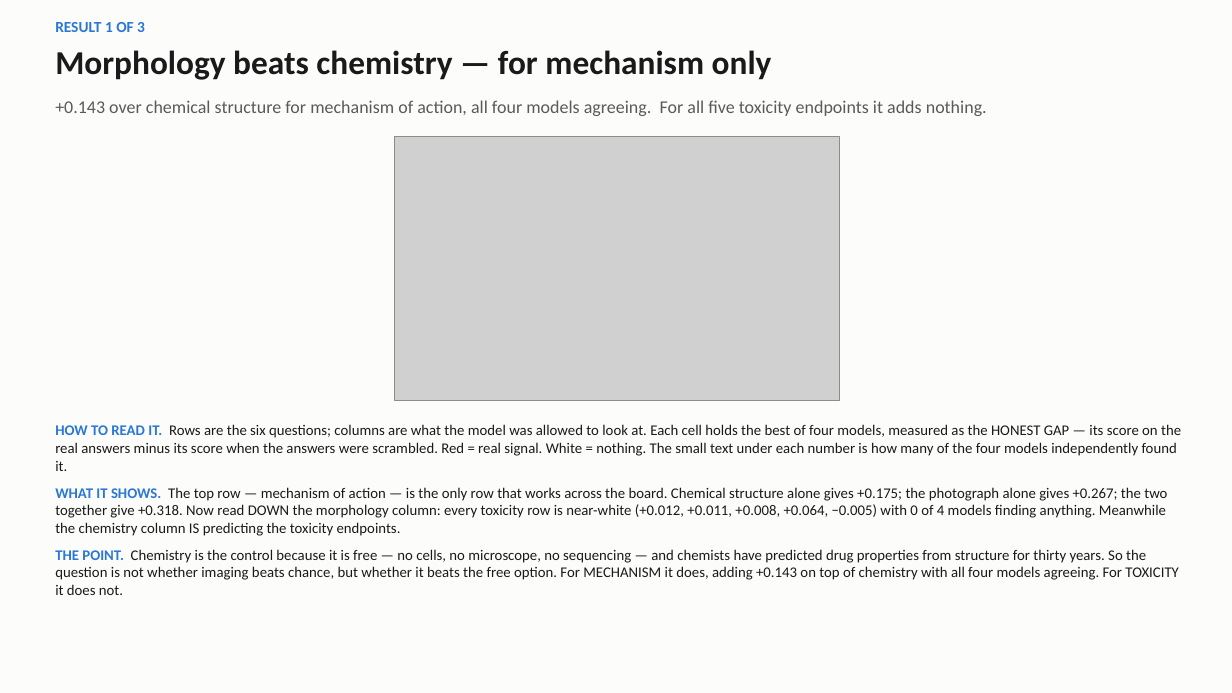
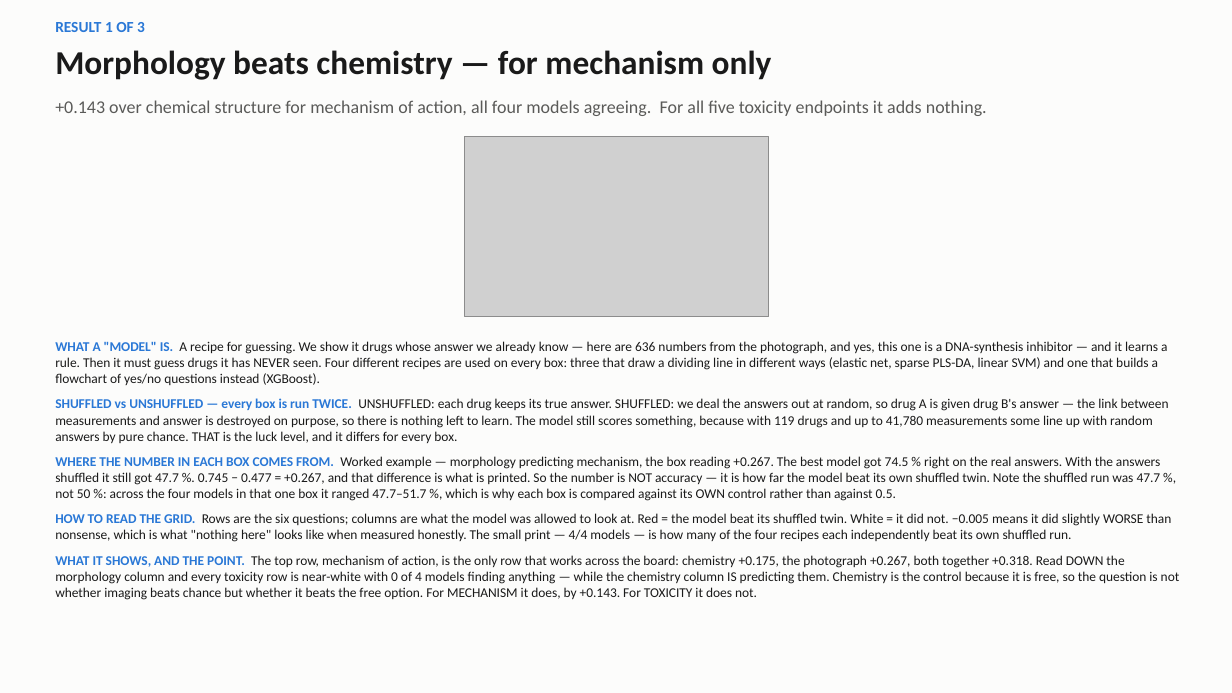
Before and after one commit to Arkkienkeli/hackathon_crossmodal_stream, a slide deck: slide 3 of WS4A_presentation_pack/WS4A_slides.pptx. Drawn at 1232x693 pixels with LibreOffice and Linux fonts; fonts in the diff are those of the drawing; grey boxes stand for pictures. Boxes give left, top, right and bottom in pixels: in the first picture for what was removed or moved away, otherwise in the second. Text is boxed around its words. In the diff, an @@ line names an element or a change of style, - is before the commit and + after.

```diff
--- a/WS4A_presentation_pack/WS4A_slides.pptx
+++ b/WS4A_presentation_pack/WS4A_slides.pptx
@@ picture: place and size @@
-picture at (395,137,839,400)
+picture at (465,137,769,317)
@@ text at (55,341,1180,600): text changed; size 11.5 to 10.5 pt @@
-HOW TO READ IT. Rows are the six questions; columns are what the model was allowed to look at. Each cell holds the best of four models, measured as the HONEST GAP — its score on the real answers minus its score when the answers were scrambled. Red = real signal. White = nothing. The small text under each number is how many of the four models independently found it.
-WHAT IT SHOWS. The top row — mechanism of action — is the only row that works across the board. Chemical structure alone gives +0.175; the photograph alone gives +0.267; the two together give +0.318. Now read DOWN the morphology column: every toxicity row is near-white (+0.012, +0.011, +0.008, +0.064, −0.005) with 0 of 4 models finding anything. Meanwhile the chemistry column IS predicting the toxicity endpoints.
-THE POINT. Chemistry is the control because it is free — no cells, no microscope, no sequencing — and chemists have predicted drug properties from structure for thirty years. So the question is not whether imaging beats chance, but whether it beats the free option. For MECHANISM it does, adding +0.143 on top of chemistry with all four models agreeing. For TOXICITY it does not.
+WHAT A "MODEL" IS. A recipe for guessing. We show it drugs whose answer we already know — here are 636 numbers from the photograph, and yes, this one is a DNA-synthesis inhibitor — and it learns a rule. Then it must guess drugs it has NEVER seen. Four different recipes are used on every box: three that draw a dividing line in different ways (elastic net, sparse PLS-DA, linear SVM) and one that builds a flowchart of yes/no questions instead (XGBoost).
+SHUFFLED vs UNSHUFFLED — every box is run TWICE. UNSHUFFLED: each drug keeps its true answer. SHUFFLED: we deal the answers out at random, so drug A is given drug B's answer — the link between measurements and answer is destroyed on purpose, so there is nothing left to learn. The model still scores something, because with 119 drugs and up to 41,780 measurements some line up with random answers by pure chance. THAT is the luck level, and it differs for every box.
+WHERE THE NUMBER IN EACH BOX COMES FROM. Worked example — morphology predicting mechanism, the box reading +0.267. The best model got 74.5 % right on the real answers. With the answers shuffled it still got 47.7 %. 0.745 − 0.477 = +0.267, and that difference is what is printed. So the number is NOT accuracy — it is how far the model beat its own shuffled twin. Note the shuffled run was 47.7 %, not 50 %: across the four models in that one box it ranged 47.7–51.7 %, which is why each box is compared against its OWN control rather than against 0.5.
+HOW TO READ THE GRID. Rows are the six questions; columns are what the model was allowed to look at. Red = the model beat its shuffled twin. White = it did not. −0.005 means it did slightly WORSE than nonsense, which is what "nothing here" looks like when measured honestly. The small print — 4/4 models — is how many of the four recipes each independently beat its own shuffled run.
+WHAT IT SHOWS, AND THE POINT. The top row, mechanism of action, is the only row that works across the board: chemistry +0.175, the photograph +0.267, both together +0.318. Read DOWN the morphology column and every toxicity row is near-white with 0 of 4 models finding anything — while the chemistry column IS predicting them. Chemistry is the control because it is free, so the question is not whether imaging beats chance but whether it beats the free option. For MECHANISM it does, by +0.143. For TOXICITY it does not.
```
Also in this commit, not shown: 4 other files.
